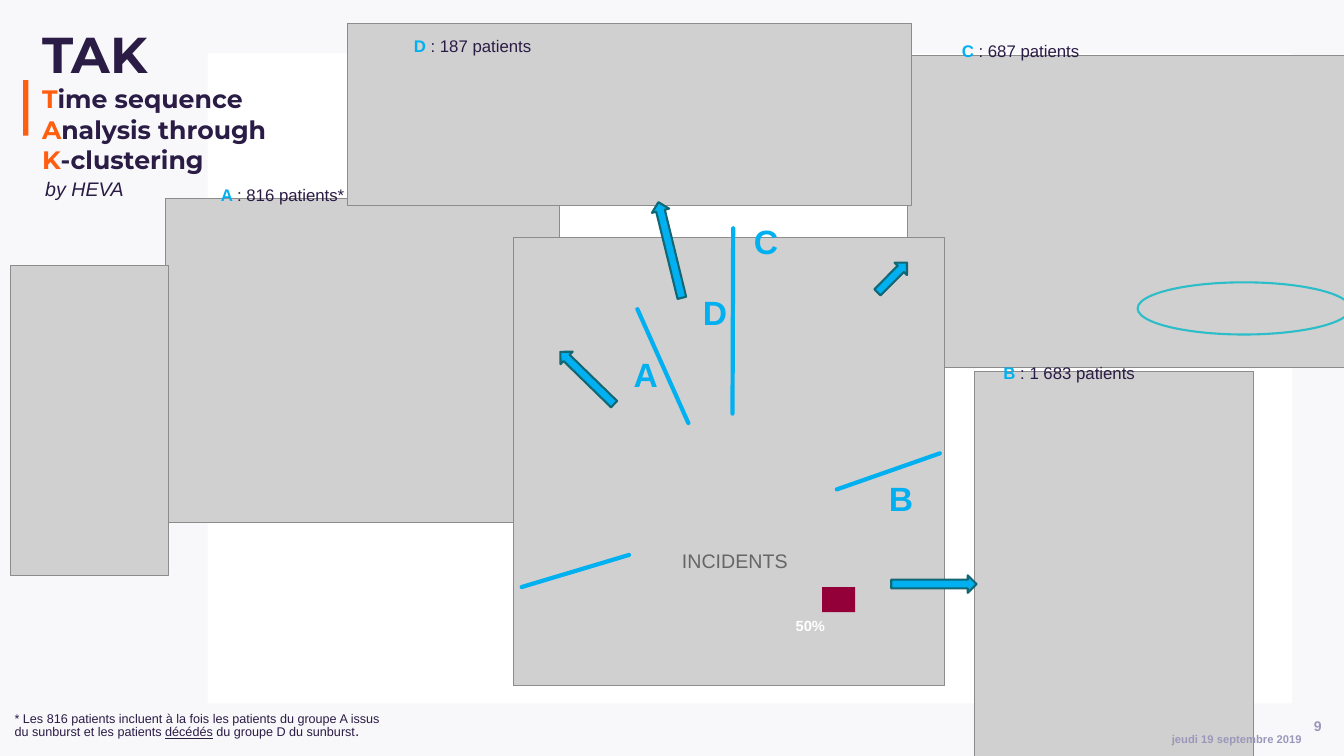
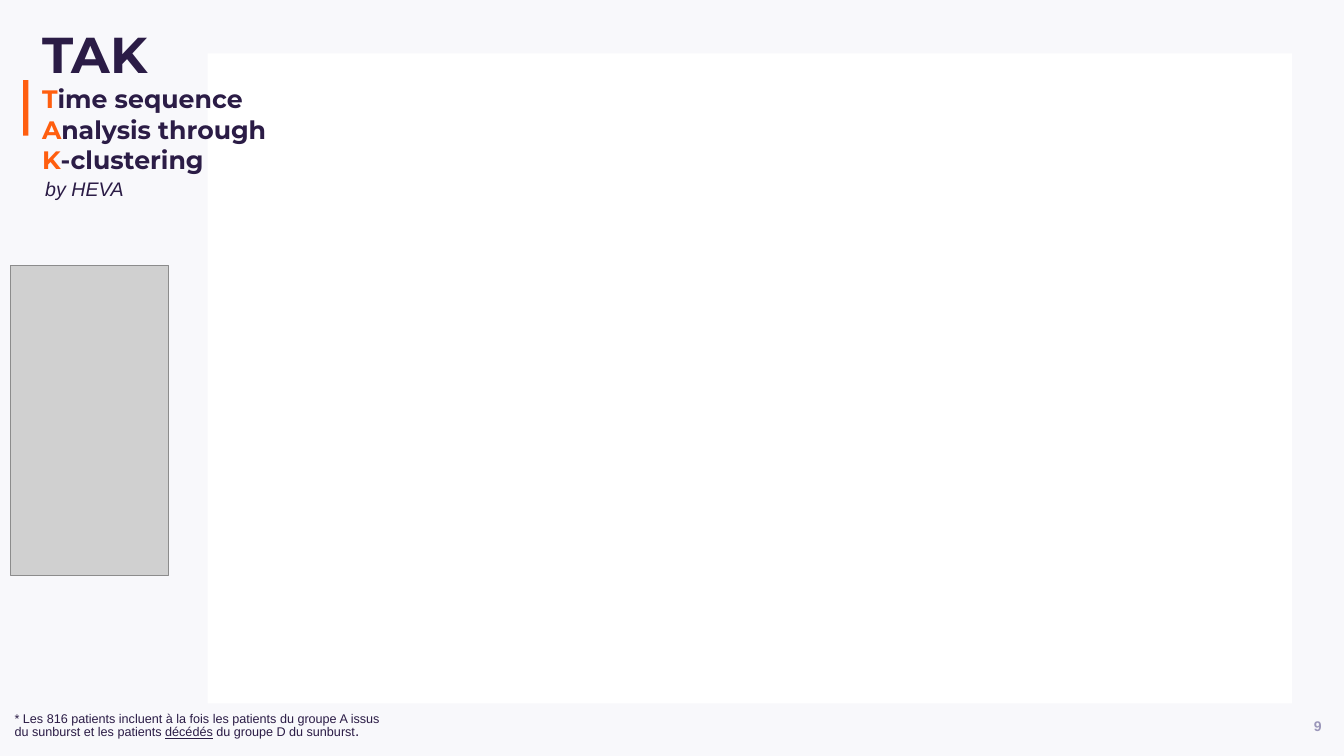
Before and after one commit to indsante/Documentation-SNDS, a slide deck: slide 9 of files/presentations/meetup-snds3/2019.09.19_Heva_Boite-a-outil-data-scientist_MPL-2.0.pptx. Drawn at 1344x756 pixels with LibreOffice and Linux fonts; fonts in the diff are those of the drawing; grey boxes stand for pictures; background and template pictures are left out. Boxes give left, top, right and bottom in pixels: in the first picture for what was removed or moved away, otherwise in the second. Text is boxed around its words. In the diff, an @@ line names an element or a change of style, - is before the commit and + after.

```diff
--- a/files/presentations/meetup-snds3/2019.09.19_Heva_Boite-a-outil-data-scientist_MPL-2.0.pptx
+++ b/files/presentations/meetup-snds3/2019.09.19_Heva_Boite-a-outil-data-scientist_MPL-2.0.pptx
@@ picture removed at box(348, 24, 912, 206) @@
@@ text removed at box(414, 40, 532, 56) @@
-D : 187 patients
@@ picture removed at box(907, 55, 1344, 367) @@
@@ text removed at box(962, 43, 1080, 61) @@
-C : 687 patients
@@ picture removed at box(165, 199, 560, 522) @@
@@ text removed at box(221, 188, 344, 205) @@
-A : 816 patients*
@@ right arrow removed at box(650, 200, 691, 300) @@
@@ picture removed at box(514, 238, 945, 686) @@
@@ line removed from (733, 413) to (733, 228) @@
@@ text removed at box(754, 227, 778, 255) @@
-C
@@ right arrow removed at box(871, 257, 912, 298) @@
@@ ellipse removed at box(1138, 282, 1344, 335) @@
@@ line removed from (689, 423) to (637, 310) @@
@@ text removed at box(703, 302, 727, 325) @@
-D
@@ right arrow removed at box(554, 345, 620, 410) @@
@@ text removed at box(634, 364, 658, 387) @@
-A
@@ picture removed at box(975, 372, 1253, 756) @@
@@ text removed at box(1003, 367, 1135, 383) @@
-B : 1 683 patients
@@ line removed from (837, 490) to (940, 454) @@
@@ text removed at box(889, 488, 913, 511) @@
-B
@@ line removed from (629, 556) to (522, 587) @@
@@ text removed at box(682, 554, 788, 568) @@
-INCIDENTS
@@ rectangle removed at box(823, 587, 856, 612) @@
@@ right arrow removed at box(891, 576, 977, 593) @@
@@ text removed at box(796, 621, 825, 631) @@
-50%
@@ text removed at box(1172, 735, 1302, 746) @@
-jeudi 19 septembre 2019
```
Also in this commit, not shown: 9 other slides changed.
